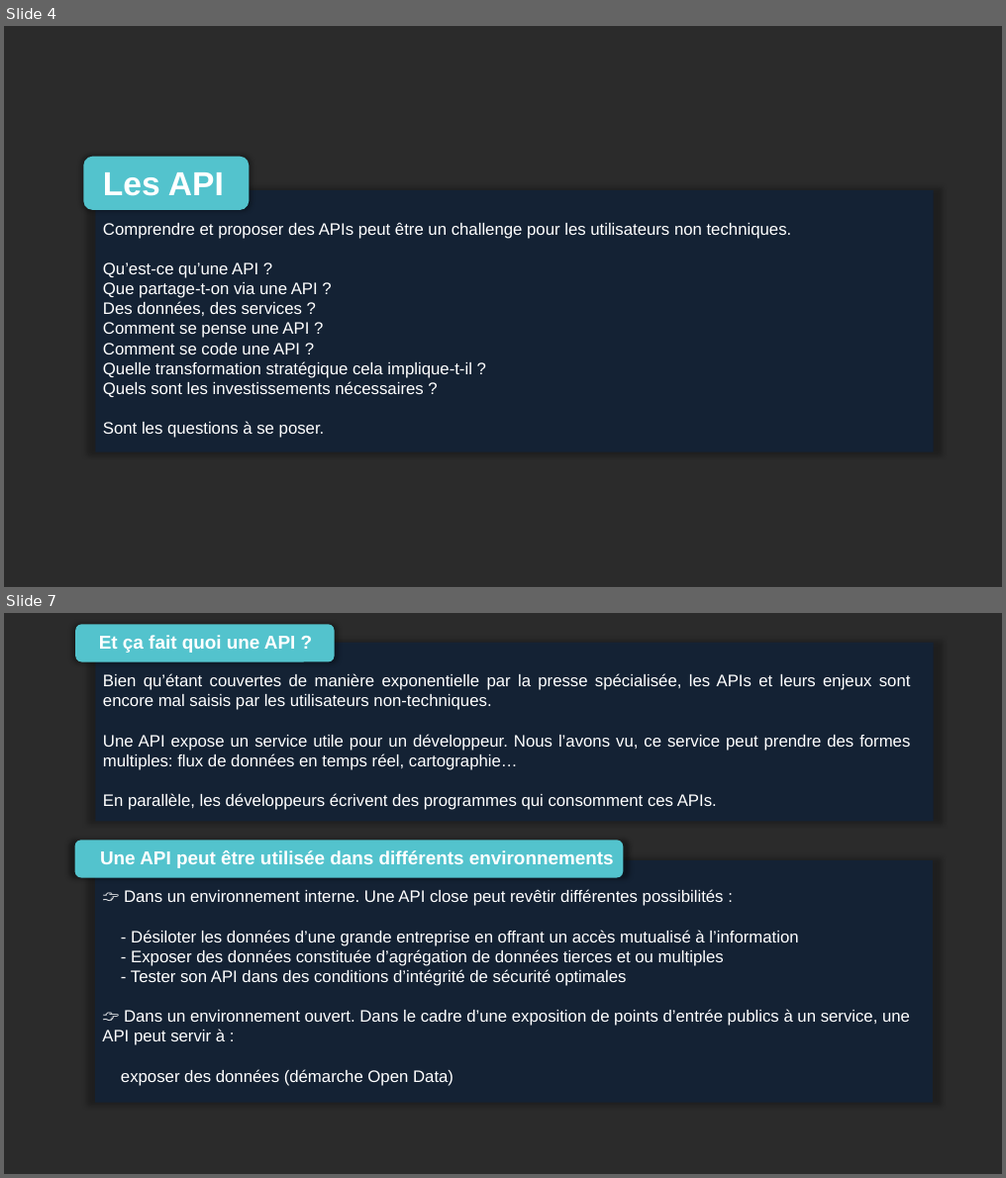
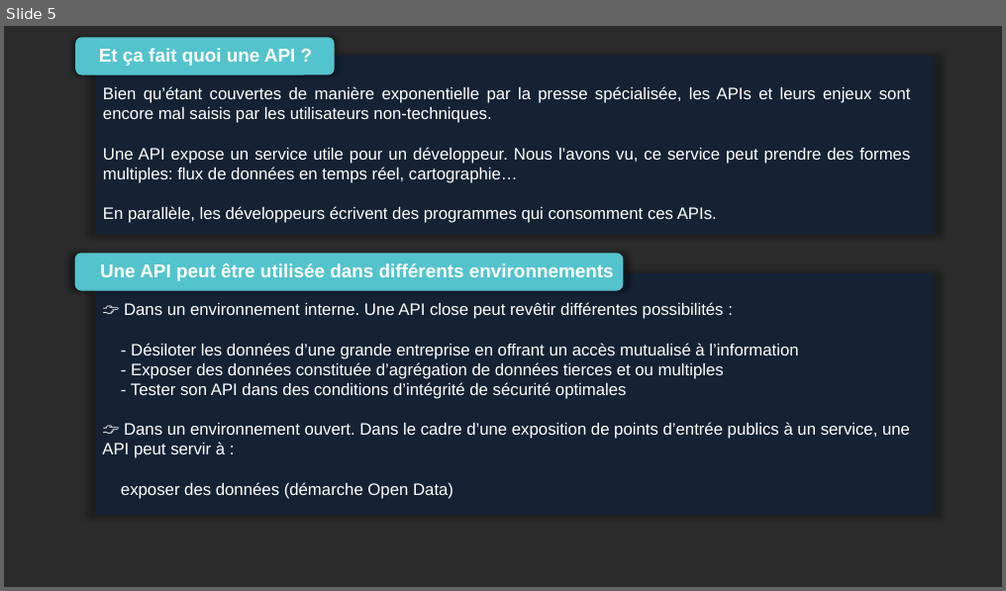
Before and after one commit to Mario-35/api-prestentation, a slide deck: prestentation.pptx. Shown one above the other, each under a label of ours: slides 4 and 7 before the commit, slide 5 after it; the slides between them are not shown. The pictures are 1006x1178 and 1006x591 pixels, drawn with LibreOffice and Linux fonts; fonts in the diff are those of the drawing; background and template pictures are left out; a plain dark background stands for a picture behind light text. Boxes give left, top, right and bottom in pixels: in the first picture for what was removed or moved away, otherwise in the second. Text is boxed around its words. In the diff, an @@ line names an element or a change of style, - is before the commit and + after.

```diff
--- a/prestentation.pptx
+++ b/prestentation.pptx
@@ slide 4 removed at bbox=[4, 26, 1002, 587], background picture (left out) @@
@@ rounded rectangle removed at bbox=[83, 157, 249, 210] @@
@@ text removed at bbox=[103, 173, 224, 196] @@
-Les API
@@ rectangle removed at bbox=[95, 190, 933, 453] @@
@@ text removed at bbox=[103, 222, 792, 438] @@
-Comprendre et proposer des APIs peut être un challenge pour les utilisateurs non techniques.
-Qu’est-ce qu’une API ?
-Que partage-t-on via une API ?
-Des données, des services ?
-Comment se pense une API ?
-Comment se code une API ?
-Quelle transformation stratégique cela implique-t-il ?
-Quels sont les investissements nécessaires ?
-Sont les questions à se poser.
@@ what was slide 7 is now slide 5 @@
```
Also in this commit, not shown: 11 slides changed, 6 slides added, 1 other slide removed, 19 other files.
